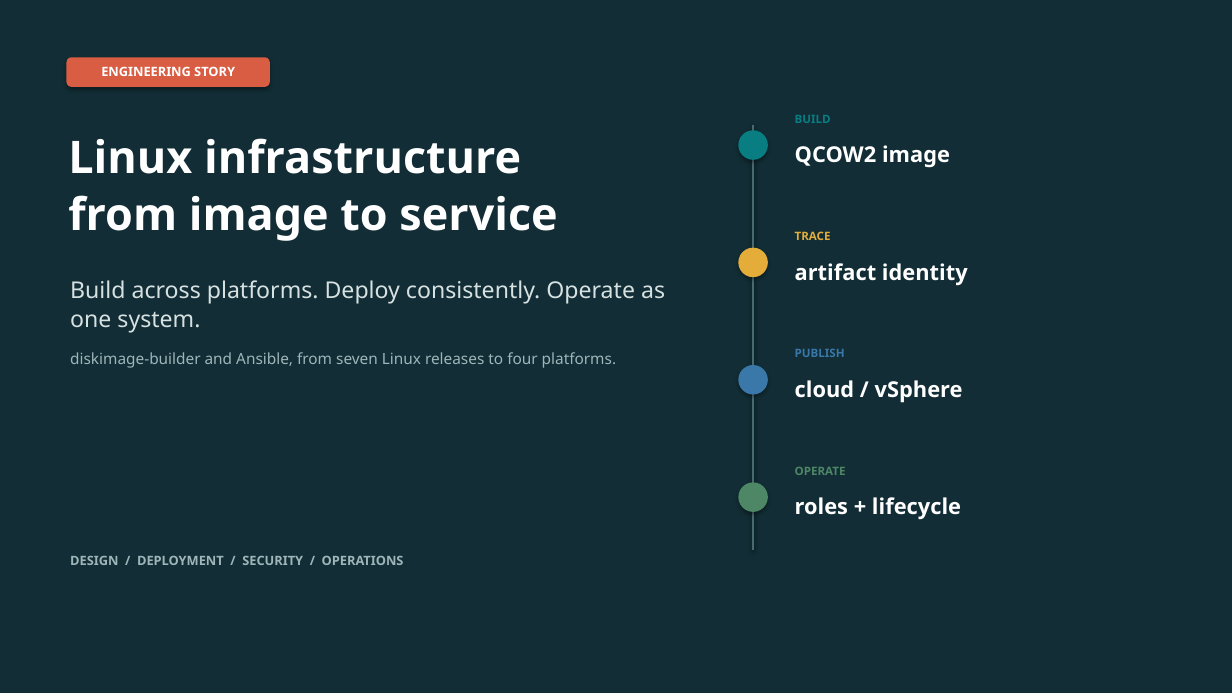
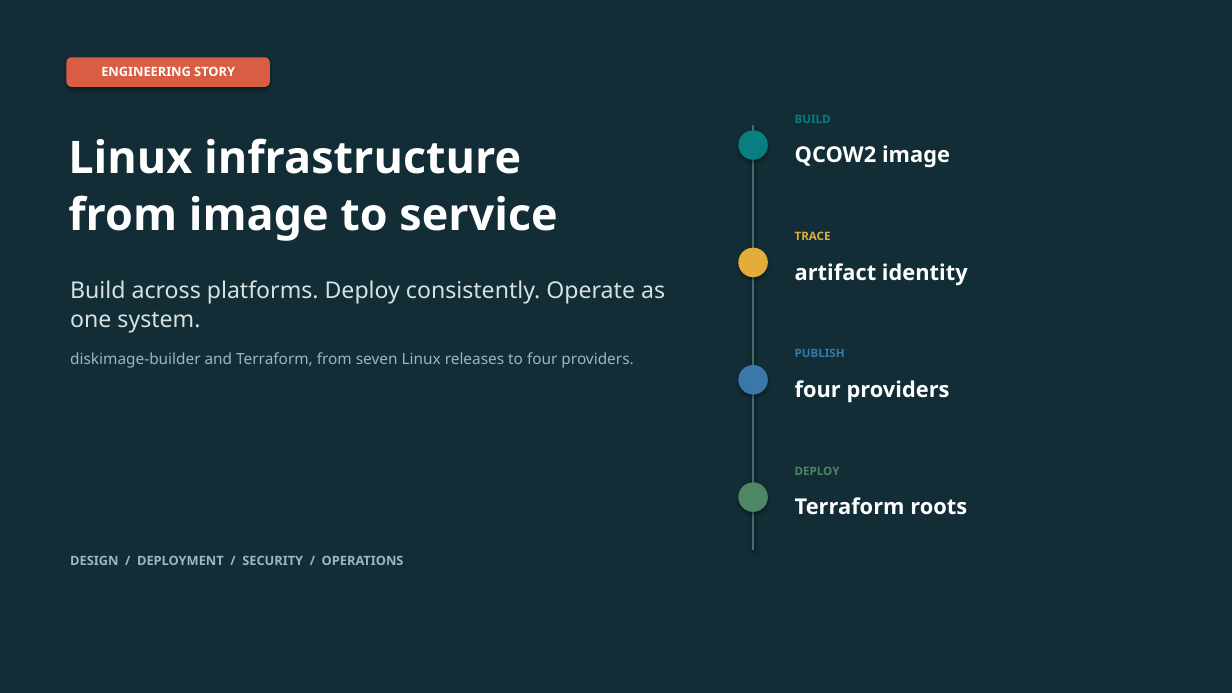
Before and after one commit to jjbailey/dib7, a slide deck: slide 1 of doc/dib7-presentation.pptx. Drawn at 1232x693 pixels with LibreOffice and Linux fonts; fonts in the diff are those of the drawing. Boxes give left, top, right and bottom in pixels: in the first picture for what was removed or moved away, otherwise in the second. Text is boxed around its words. In the diff, an @@ line names an element or a change of style, - is before the commit and + after.

```diff
--- a/doc/dib7-presentation.pptx
+++ b/doc/dib7-presentation.pptx
@@ text at <box>70,352,633,368</box>: text changed @@
-diskimage-builder and Ansible, from seven Linux releases to four platforms.
+diskimage-builder and Terraform, from seven Linux releases to four providers.
@@ text at <box>795,380,950,403</box>: text changed @@
-cloud / vSphere
+four providers
@@ text at <box>795,467,840,475</box>: text changed @@
-OPERATE
+DEPLOY
@@ text at <box>795,497,967,515</box>: text changed @@
-roles + lifecycle
+Terraform roots
```
Also in this commit, not shown: 4 other slides changed, 5 slides added, 5 slides removed, 2 other files.
